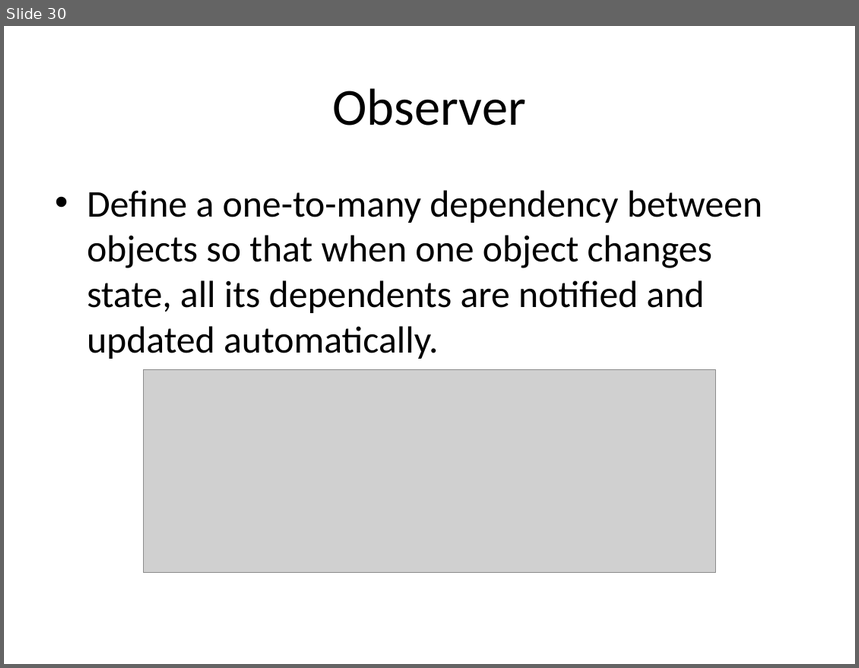
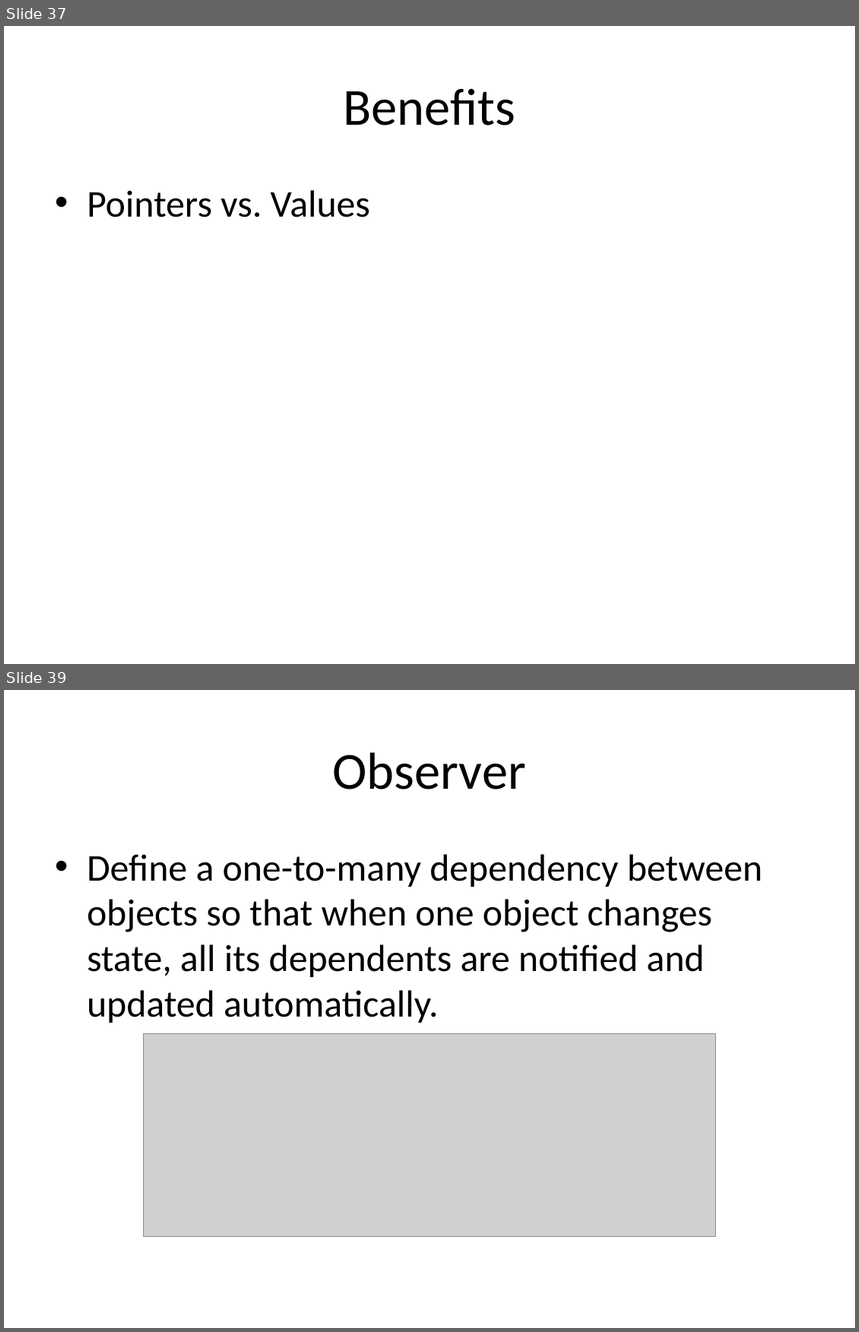
Before and after one commit to kamyu104/GofPatterns, a slide deck: Effective patterns.ppt. Shown one above the other, each under a label of ours: slide 30 before the commit, slides 37 and 39 after it; the slides between them are not shown. The pictures are 859x668 and 859x1332 pixels, drawn with LibreOffice and Linux fonts; fonts in the diff are those of the drawing; grey boxes stand for pictures. Boxes give left, top, right and bottom in pixels: in the first picture for what was removed or moved away, otherwise in the second. Text is boxed around its words. In the diff, an @@ line names an element or a change of style, - is before the commit and + after.

```diff
--- a/Effective patterns.ppt
+++ b/Effective patterns.ppt
@@ slide 37 added at <box>4,26,855,664</box>, background #FFFFFF @@
@@ title added at <box>344,88,515,126</box>, 44 pt, text #000000 @@
+Benefits
@@ text added at <box>87,190,370,218</box>, 32 pt, text #000000 @@
+• Pointers vs. Values
@@ what was slide 30 is now slide 39 @@
```
Also in this commit, not shown: 7 slides changed, 29 other slides added, 5 slides removed.
